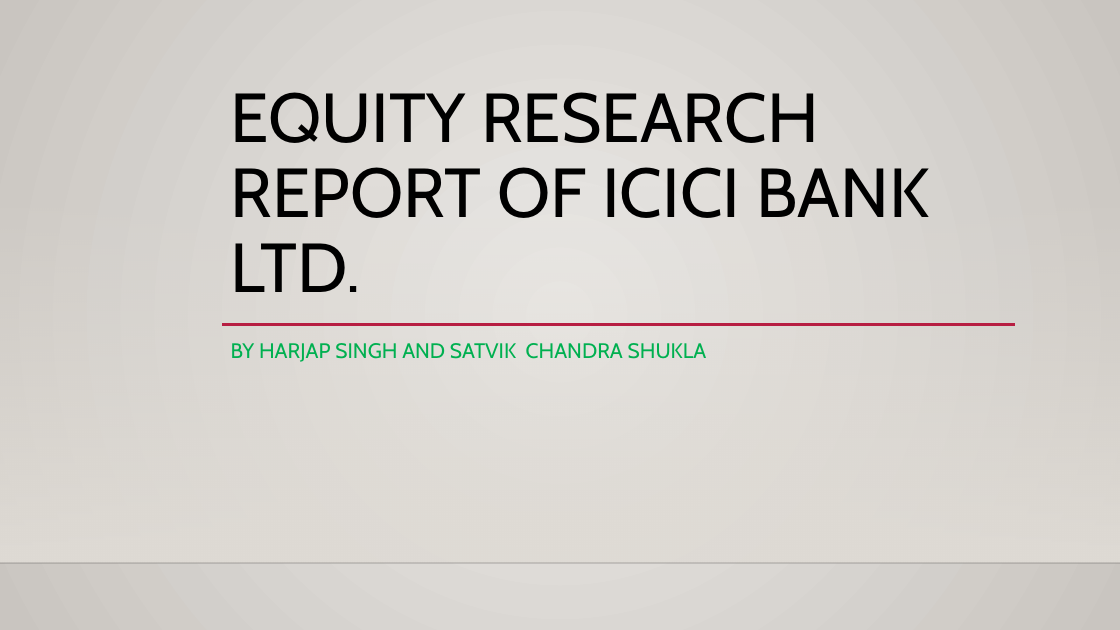
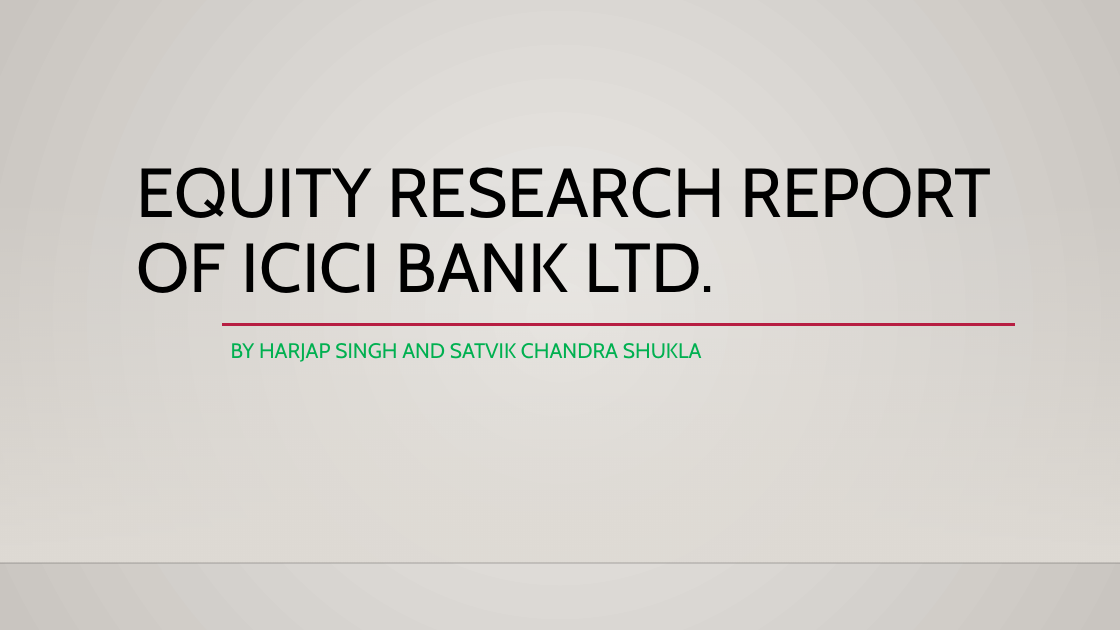
Before and after one commit to Satvikcs1006/SNT-2021-Summer-Project, a slide deck: slide 1 of Mid-Term.pptx. Drawn at 1120x630 pixels with LibreOffice and Linux fonts; fonts in the diff are those of the drawing; background and template pictures are left out. Boxes give left, top, right and bottom in pixels: in the first picture for what was removed or moved away, otherwise in the second. Text is boxed around its words. In the diff, an @@ line names an element or a change of style, - is before the commit and + after.

```diff
--- a/Mid-Term.pptx
+++ b/Mid-Term.pptx
@@ title "EQUITY RESEARCH REPORT OF ICICI ..." rewrapped from [231, 92, 929, 292] to [137, 167, 992, 293] @@
@@ subtitle "BY HARJAP SINGH AND SATVIK ..." rewrapped from [231, 343, 707, 362] to [231, 343, 702, 362] @@
```
